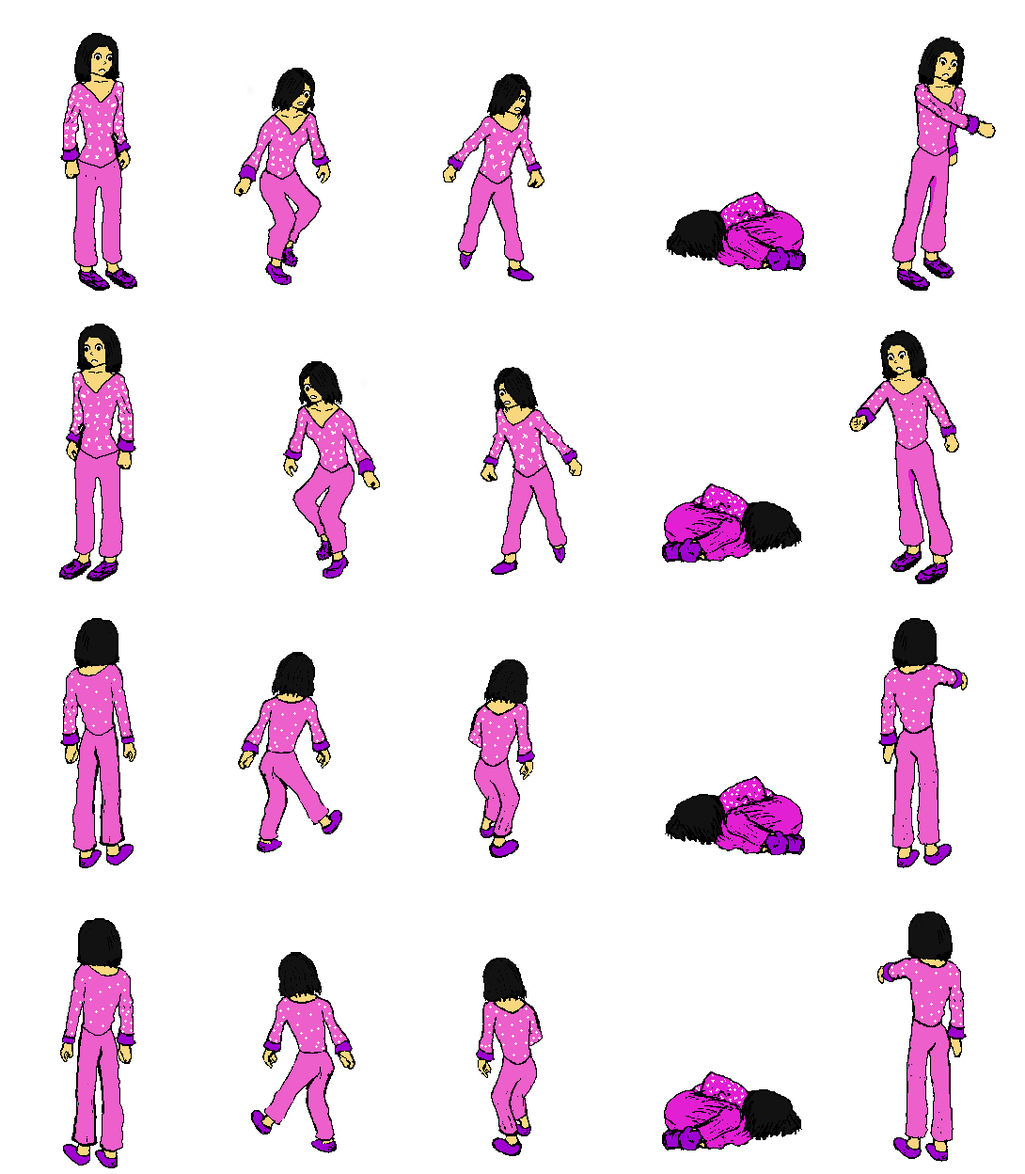
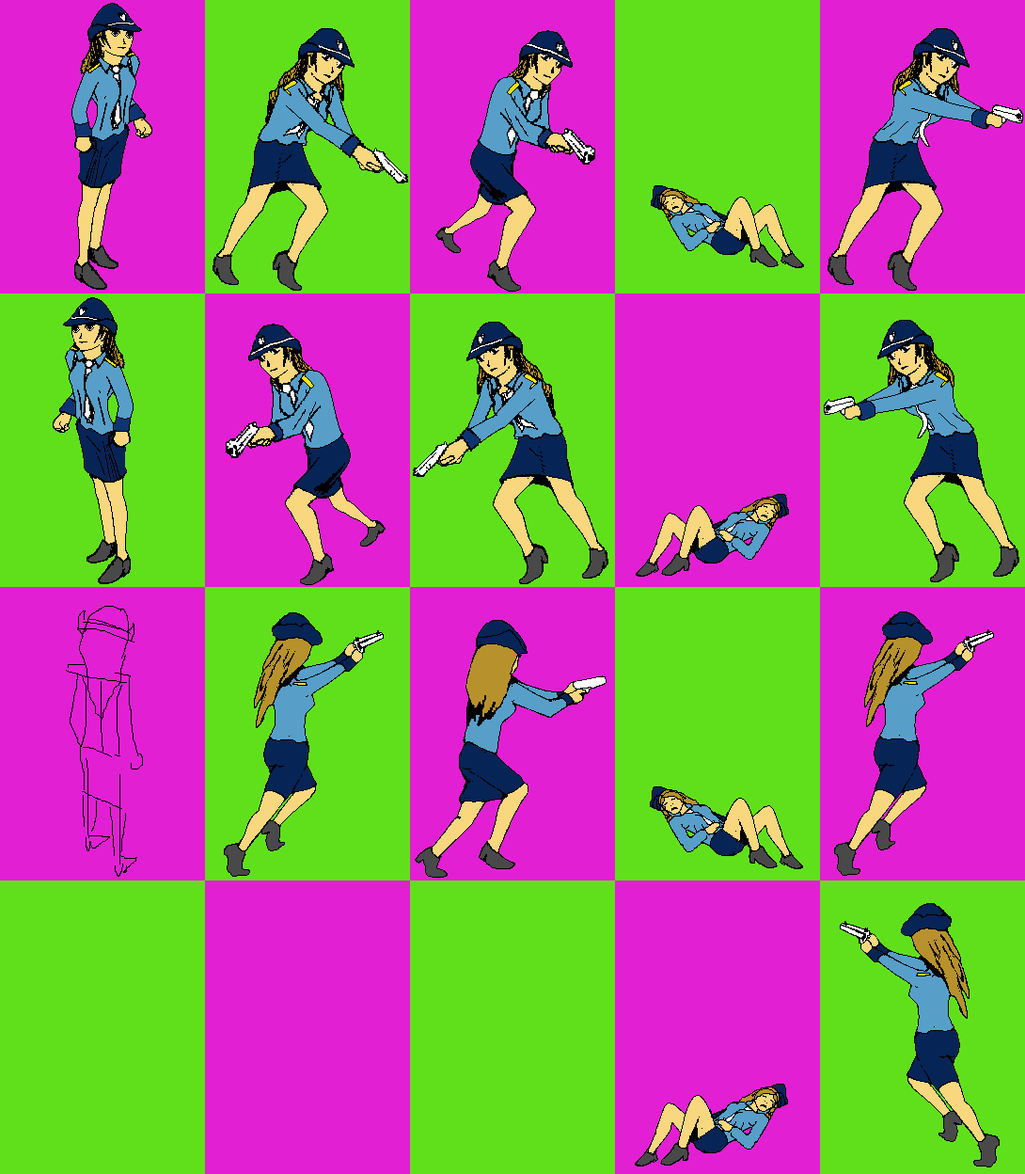
Layer changes from the first 1025px x 1174px image to the second:
hid "Pasted Layer #2" over [59, 32, 997, 1169]
showed "police", moved it above "Layer", painted on it over [51, 2, 1024, 1168]
showed "Layer" over [0, 0, 1025, 1174]
